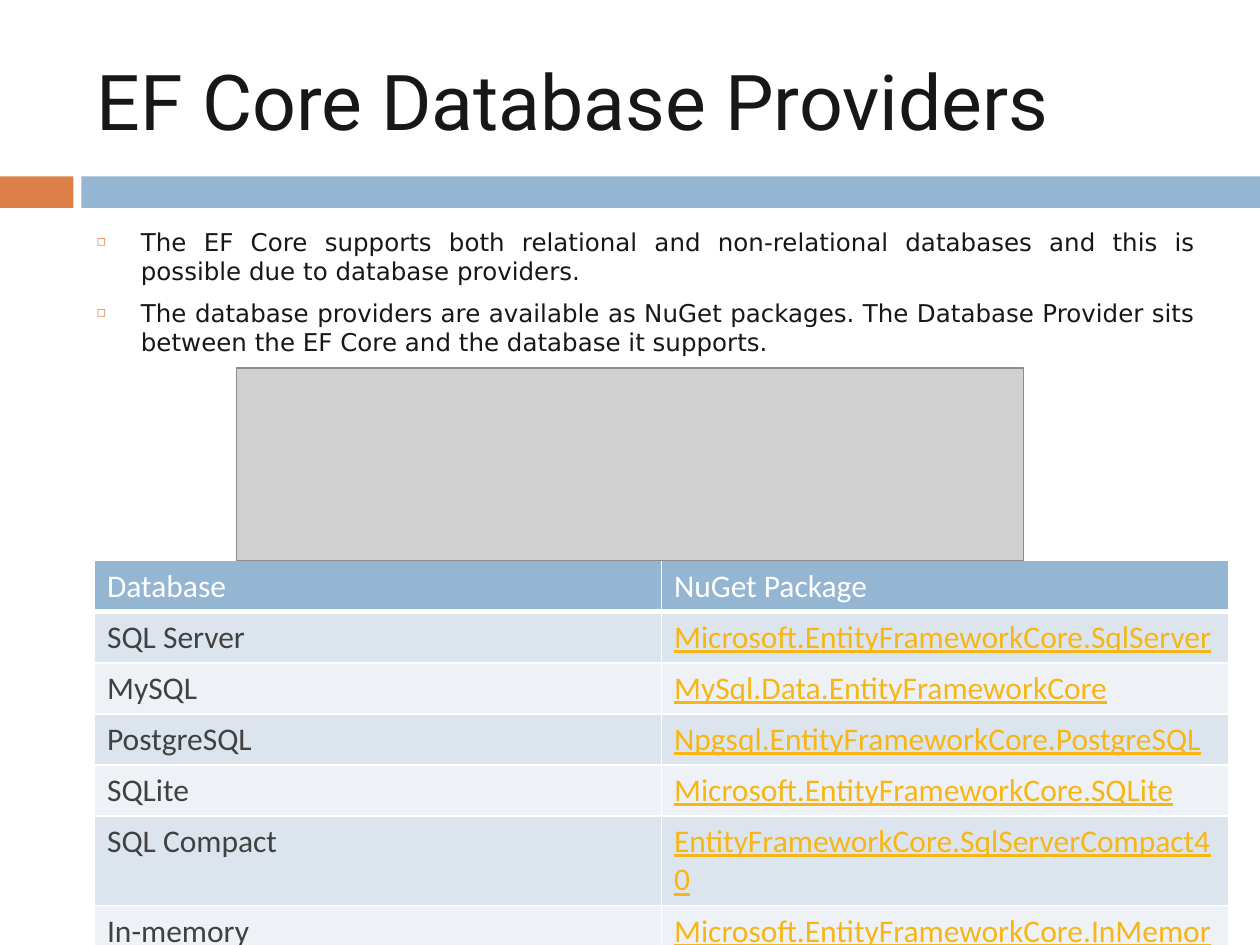
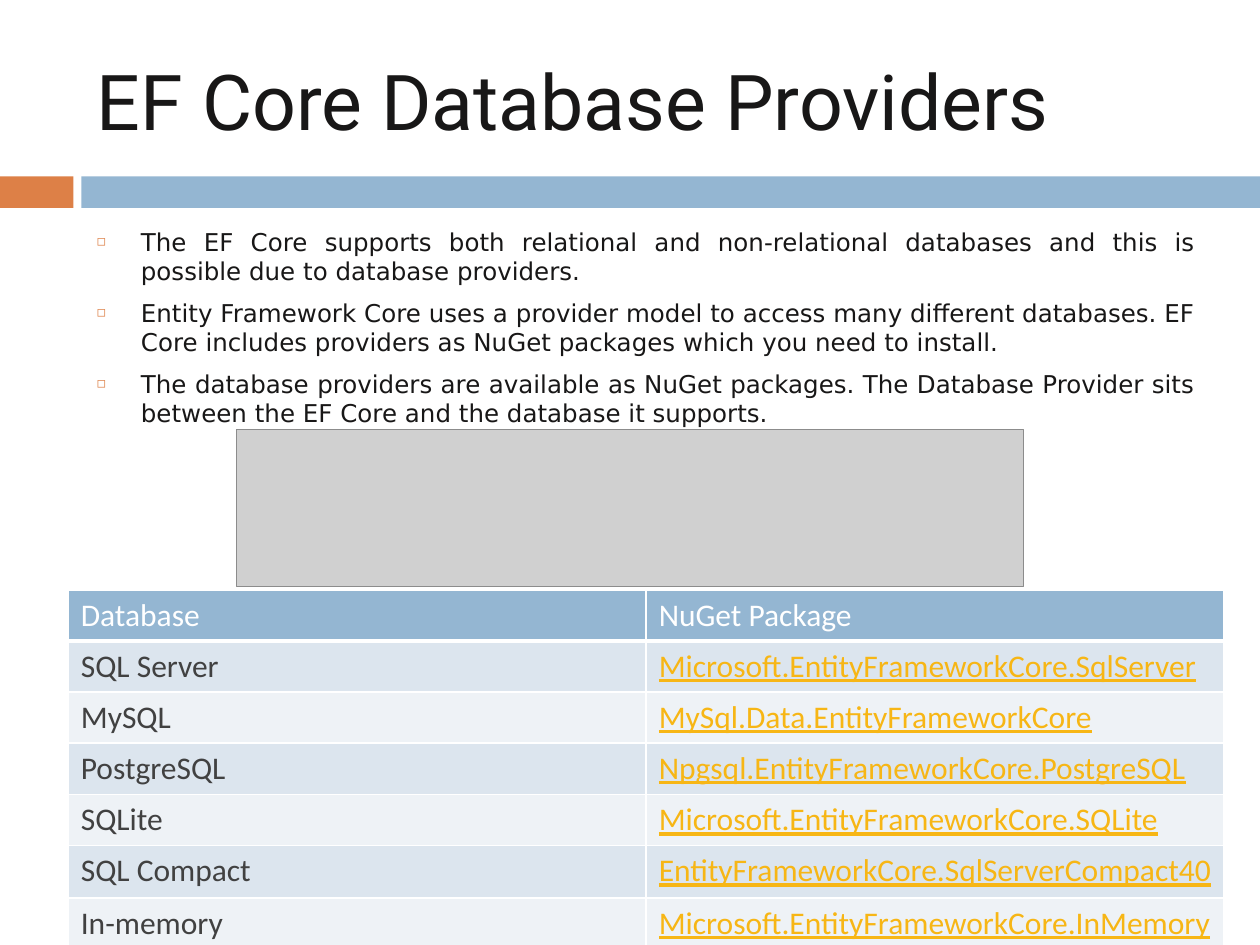
Before and after one commit to IDEDOTNETREACT/idedotnetreact, a slide deck: slide 9 of Week-5/EnityFramework_Core.pptx (slide 8 before the commit). Drawn at 1260x945 pixels with LibreOffice and Linux fonts; fonts in the diff are those of the drawing; grey boxes stand for pictures. Boxes give left, top, right and bottom in pixels: in the first picture for what was removed or moved away, otherwise in the second. Text is boxed around its words. In the diff, an @@ line names an element or a change of style, - is before the commit and + after.

```diff
--- a/Week-5/EnityFramework_Core.pptx
+++ b/Week-5/EnityFramework_Core.pptx
@@ text at bbox=[141, 303, 1194, 356]: paragraph added @@
+◻ Entity Framework Core uses a provider model to access many different databases. EF Core includes providers as NuGet packages which you need to install.
@@ picture: place and size @@
-picture at bbox=[237, 368, 1024, 561]
+picture at bbox=[237, 430, 1024, 587]
@@ table: place and size @@
-table at bbox=[94, 561, 1228, 945]
+table at bbox=[68, 590, 1225, 945]
```
Also in this commit, not shown: 7 other slides changed, 7 slides added, 10 other files.
